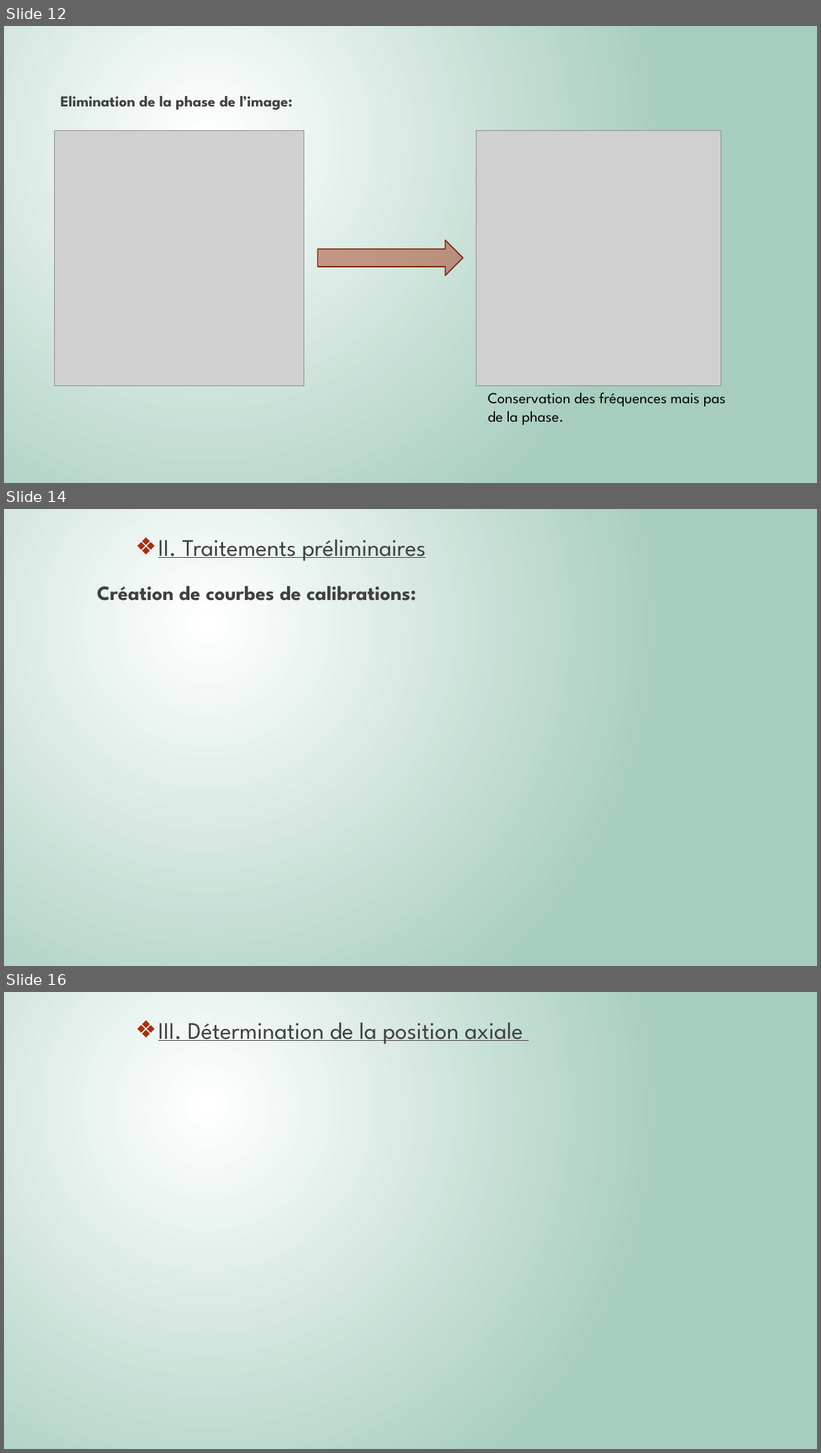
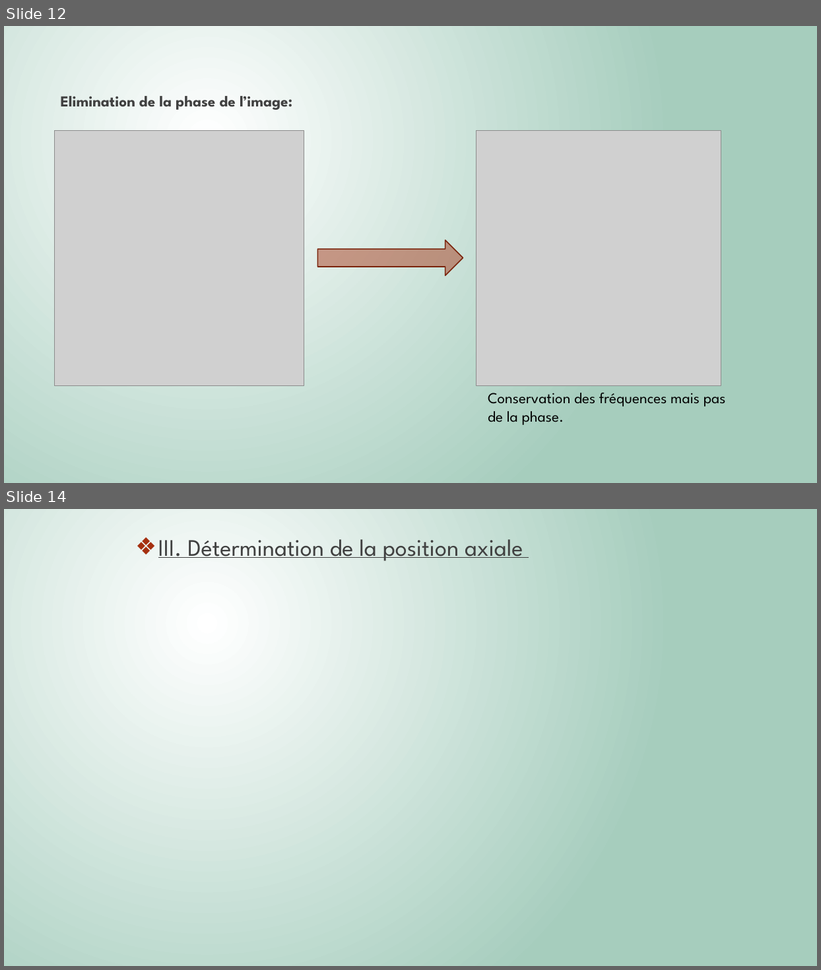
Before and after one commit to Killian-Herveau/PIMS, a slide deck: Pres_Avril/PresentationPIMSAvrilA.pptx. Shown one above the other, each under a label of ours: slides 12, 14 and 16 before the commit, slides 12 and 14 after it; the slides between them are not shown. The pictures are 821x1453 and 821x970 pixels, drawn with LibreOffice and Linux fonts; fonts in the diff are those of the drawing; grey boxes stand for pictures. Boxes give left, top, right and bottom in pixels: in the first picture for what was removed or moved away, otherwise in the second. Text is boxed around its words. In the diff, an @@ line names an element or a change of style, - is before the commit and + after.

```diff
--- a/Pres_Avril/PresentationPIMSAvrilA.pptx
+++ b/Pres_Avril/PresentationPIMSAvrilA.pptx
@@ slide 14 removed at <box>4,509,817,966</box>, background gradient #FFFFFF to #A6CDBD @@
@@ text removed at <box>158,539,426,561</box> @@
-❖ II. Traitements préliminaires
@@ text removed at <box>97,586,416,601</box> @@
-Création de courbes de calibrations:
@@ what was slide 16 is now slide 14 @@
```
Also in this commit, not shown: 7 slides changed, 5 other files.
